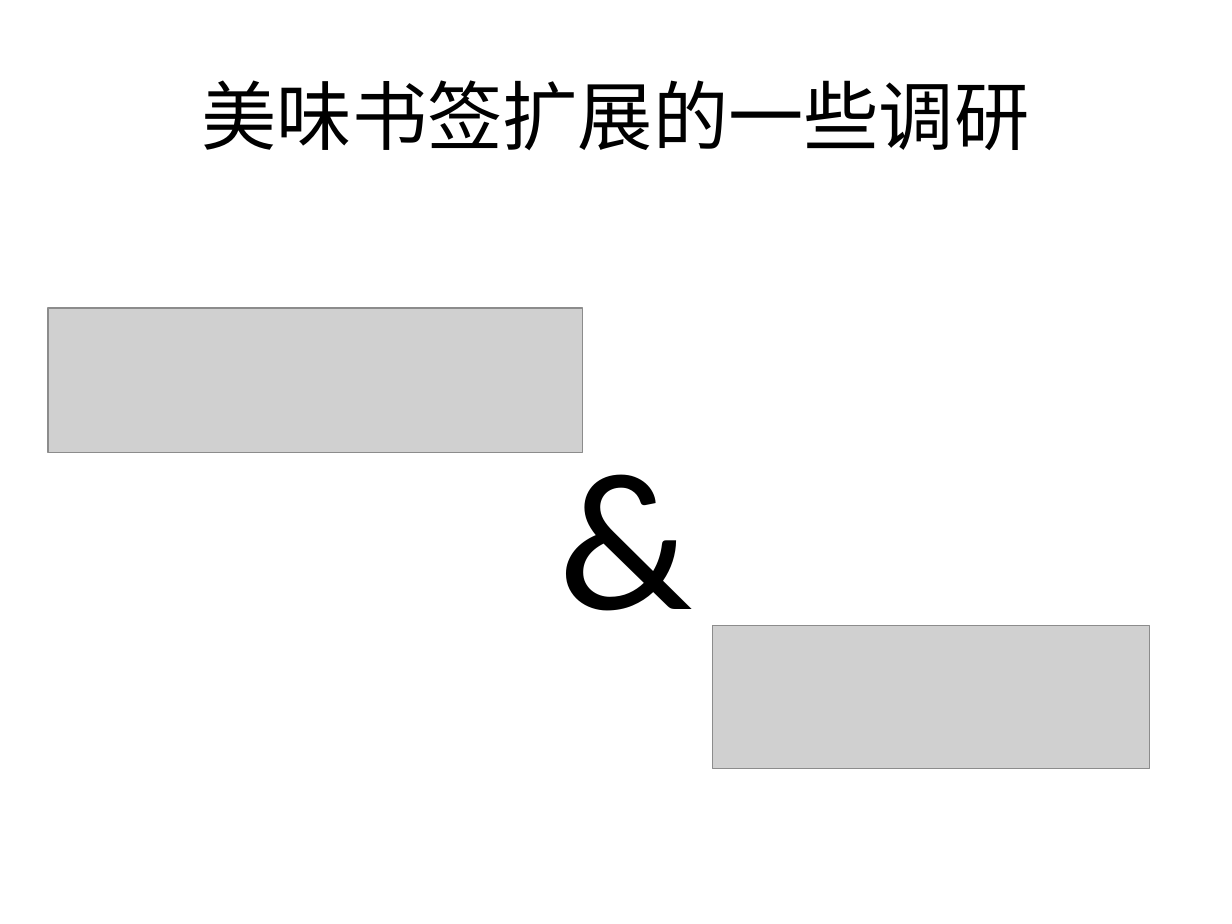
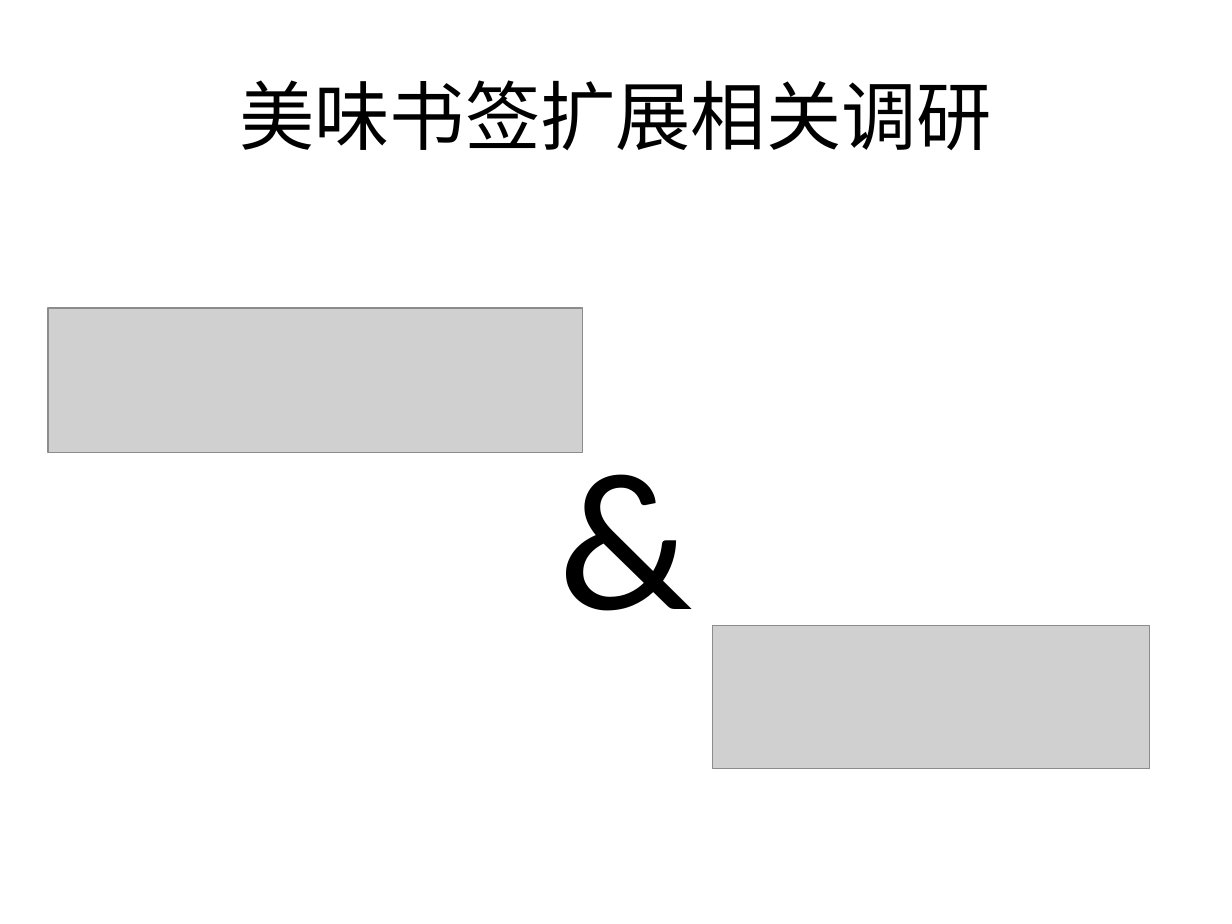
Before and after one commit to aisensiy/meiwei2, a slide deck: slide 1 of research.pptx. Drawn at 1232x924 pixels with LibreOffice and Linux fonts; fonts in the diff are those of the drawing; grey boxes stand for pictures. Boxes give left, top, right and bottom in pixels: in the first picture for what was removed or moved away, otherwise in the second. Text is boxed around its words. In the diff, an @@ line names an element or a change of style, - is before the commit and + after.

```diff
--- a/research.pptx
+++ b/research.pptx
@@ text at [239, 80, 992, 150]: text changed @@
-美味书签扩展的一些调研
+美味书签扩展相关调研
```
Also in this commit, not shown: 2 other slides changed, 1 slide added.
